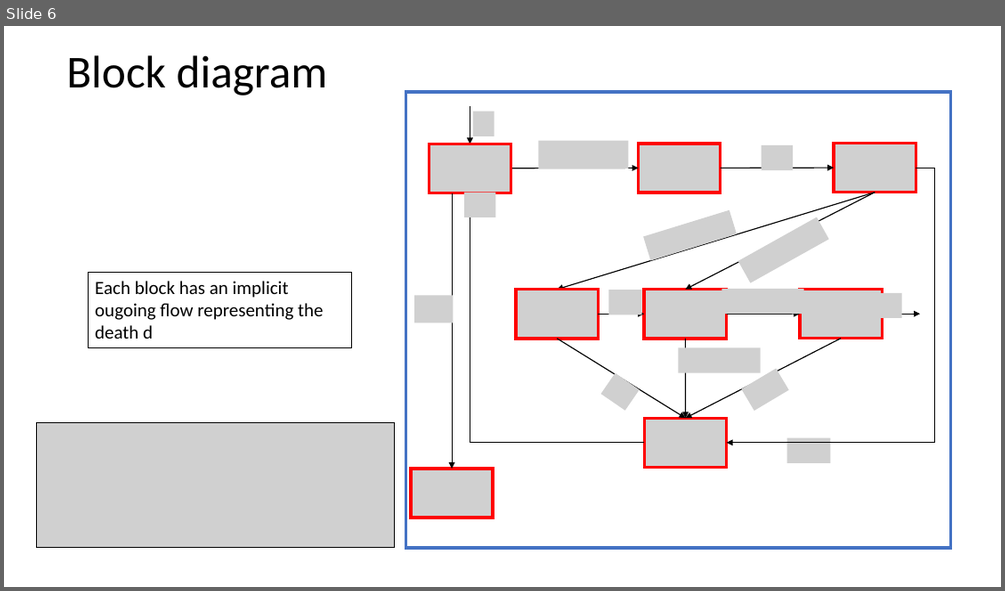
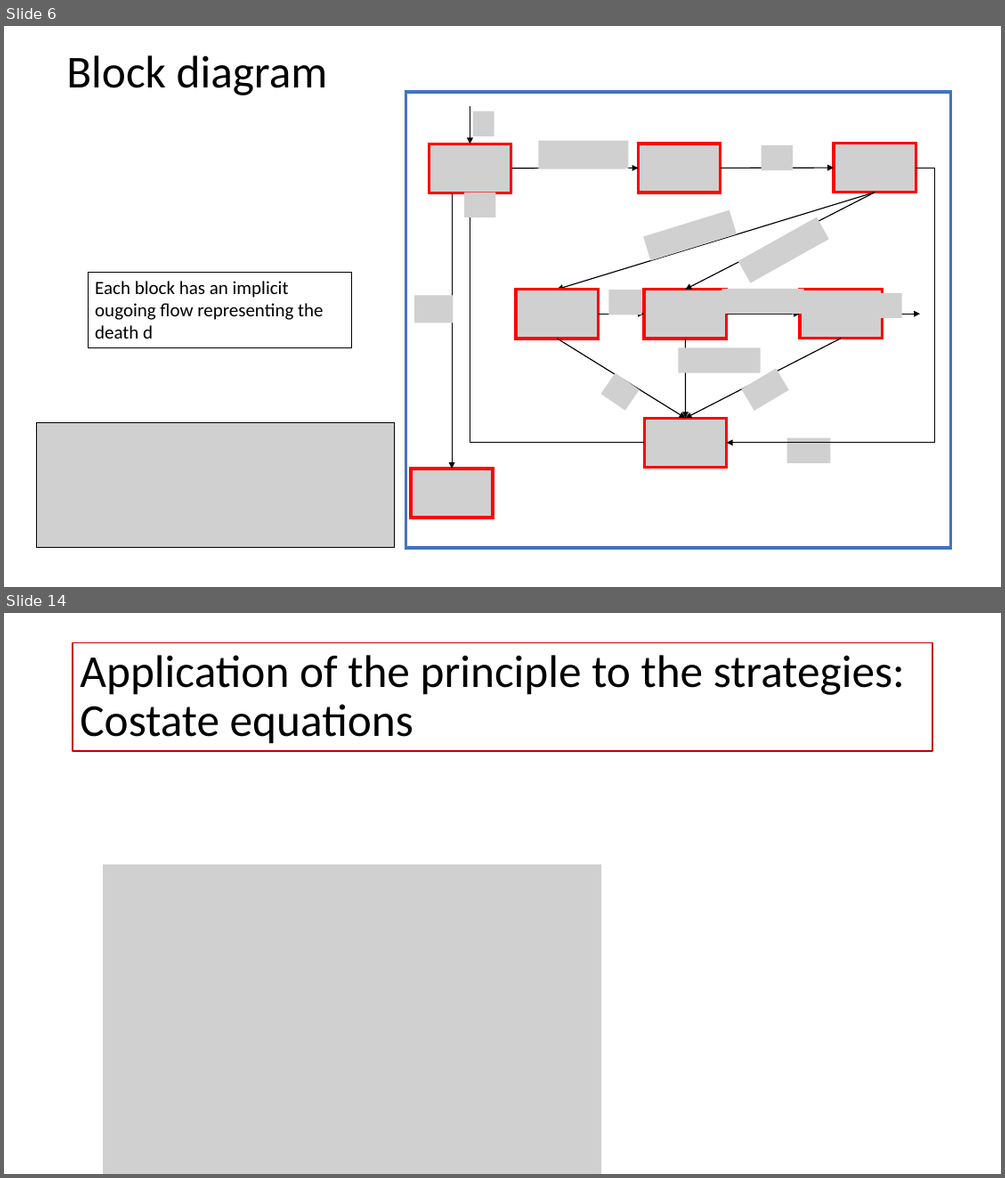
Before and after one commit to spbisc97/covid-optimal-control, a slide deck: PowerPoint/Optimal control strategies to prevent the hospital beds collapse during COVID-19 outbreak.pptx. Shown one above the other, each under a label of ours: slide 6 before the commit, slides 6 and 14 after it; the slides between them are not shown. The pictures are 1005x591 and 1005x1178 pixels, drawn with LibreOffice and Linux fonts; fonts in the diff are those of the drawing; grey boxes stand for pictures. Boxes give left, top, right and bottom in pixels: in the first picture for what was removed or moved away, otherwise in the second. Text is boxed around its words. In the diff, an @@ line names an element or a change of style, - is before the commit and + after.

```diff
--- a/PowerPoint/Optimal control strategies to prevent the hospital beds collapse during COVID-19 outbreak.pptx
+++ b/PowerPoint/Optimal control strategies to prevent the hospital beds collapse during COVID-19 outbreak.pptx
@@ slide 14 added at (4,613,1001,1174), background #FFFFFF @@
@@ title added at (73,643,933,751), outline #C00000 1.5 pt, 44 pt, text #000000 @@
+Application of the principle to the strategies: Costate equations
@@ picture added at (103,864,601,1174) @@
```
Also in this commit, not shown: 12 slides changed, 7 other slides added, 7 slides removed, 1 other file.
